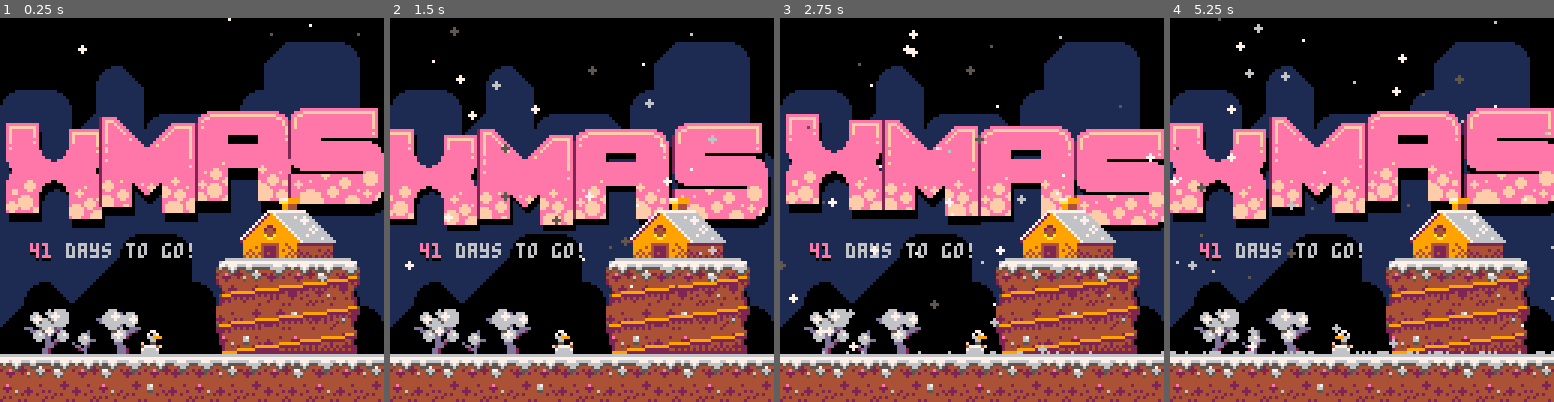
Above: before the commit, frames 1-4 (left to right).
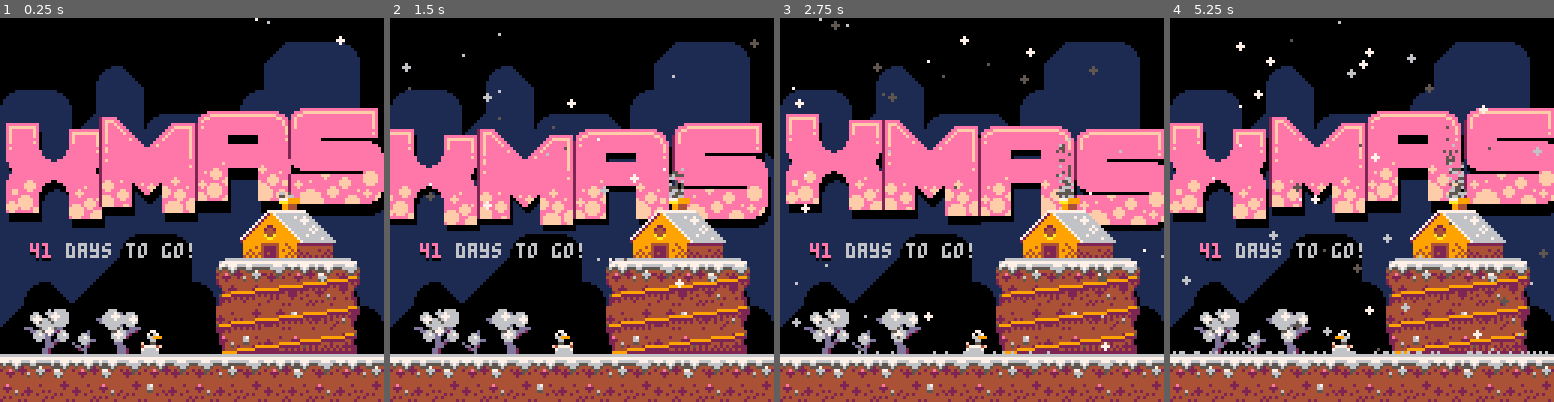
Above: after the commit, the same moments.

Repository: peippo/pico-8
Game: PICO-8 cartridge xmas/xmas.p8
The game is run twice, just before and just after one commit, with the same random seed, the same clock (stepped at 60 frames per second) and the same inputs.
Inputs:
- Up to frame 1 (0.25 s): no input
- Up to frame 2 (1.5 s): no input
- Up to frame 3 (2.75 s): no input
- Up to frame 4 (5.25 s): no input

The runs differ from the first frame. In frame 1, 0.1% of the frame differs, in the area x 20-94%, y 0-47%; in frame 2, 1.2%; in frame 3, 1.6%; in frame 4, 2.2%, in the area x 0-100%, y 0-88%.

Commit message:
Add chimney smoke

Diff:
--- a/xmas/src/0.init.lua
+++ b/xmas/src/0.init.lua
@@ -4,6 +4,7 @@
 function _init()
     flakes = {}
     ground_flakes = {}
+    smokes = {}
     snowman = make_snowman()
     flake_colors = {5, 6, 7}
     wind_speeds = {-0.4, -0.2, 0, 0.2, 0.4}
@@ -24,14 +25,20 @@
 
     draw_logo()
 
+    for smoke in all(smokes) do
+        smoke:draw()
+    end
+
     --foreground
     map(0,0,0,0,16,16)
     --stairs
     sspr(32, 32, 48, 32, 72, 80)
 
     add_flake()
+    add_smoke()
+    print_days_to_go()
+
     snowman:draw()
-    print_days_to_go()
 
     for flake in all(flakes) do
         flake:draw()
@@ -53,4 +60,8 @@
     for flake in all(ground_flakes) do
         flake:update()
     end
+
+    for smoke in all(smokes) do
+        smoke:update(wind)
+    end
 end
--- /dev/null
+++ b/xmas/src/5.smoke.lua
@@ -0,0 +1,25 @@
+-- chimney smoke
+
+function add_smoke()
+    add(smokes, {
+        spread = rnd(2),
+        life = rnd(15),
+        x = random(94, 98),
+        y = 60,
+        color = flr(random(5,6)),
+        size = 3,
+        draw = function(self)
+            pset(self.x, self.y, self.color)
+        end,
+        update = function(self, wind)
+            if (time() % 0.25 == 0) then
+                self.x += wind
+                self.y -= self.spread
+                self.life -= 1
+            end
+            if self.life < 0 then
+                del(smokes, self)
+            end
+        end
+    })
+end
--- a/xmas/xmas.p8
+++ b/xmas/xmas.p8
@@ -7,6 +7,7 @@
 function _init()
     flakes = {}
     ground_flakes = {}
+    smokes = {}
     snowman = make_snowman()
     flake_colors = {5, 6, 7}
     wind_speeds = {-0.4, -0.2, 0, 0.2, 0.4}
@@ -27,14 +28,20 @@
 
     draw_logo()
 
+    for smoke in all(smokes) do
+        smoke:draw()
+    end
+
     --foreground
     map(0,0,0,0,16,16)
     --stairs
     sspr(32, 32, 48, 32, 72, 80)
 
     add_flake()
+    add_smoke()
+    print_days_to_go()
+
     snowman:draw()
-    print_days_to_go()
 
     for flake in all(flakes) do
         flake:draw()
@@ -55,6 +62,10 @@
 
     for flake in all(ground_flakes) do
         flake:update()
+    end
+
+    for smoke in all(smokes) do
+        smoke:update(wind)
     end
 end
 -->8
@@ -235,6 +246,32 @@
             if self.sprite >= 42 then self.sprite = 39 end
         end
     }
+end
+-->8
+-- chimney smoke
+
+function add_smoke()
+    add(smokes, {
+        spread = rnd(2),
+        life = rnd(15),
+        x = random(94, 98),
+        y = 60,
+        color = flr(random(5,6)),
+        size = 3,
+        draw = function(self)
+            pset(self.x, self.y, self.color)
+        end,
+        update = function(self, wind)
+            if (time() % 0.25 == 0) then
+                self.x += wind
+                self.y -= self.spread
+                self.life -= 1
+            end
+            if self.life < 0 then
+                del(smokes, self)
+            end
+        end
+    })
 end
 -->8
 -- utility functions
